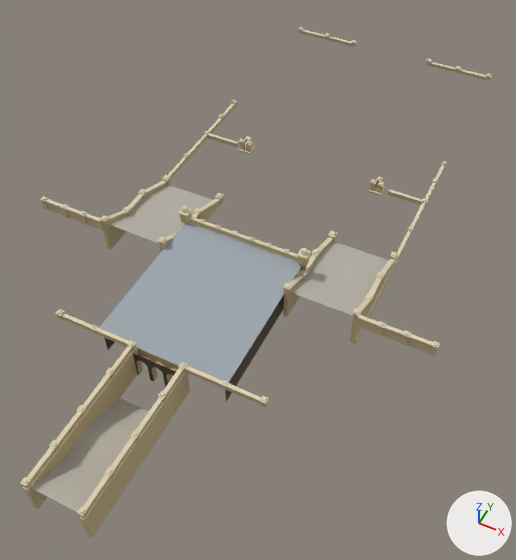
Two versions of the glTF model models/nyc-bethesda-terrace.glb, one commit apart.
Camera for both pictures: a 50 mm camera at (40.9, -76.1, 92.4) aimed at (2.0, 1.7, -4.9). Arrows for +X, +Y and +Z are at lower right; the lights stay in place. The picture after the commit comes second. Vertices at exactly the same position are counted once.

Names of what the first picture shows: 'Bethesda Terrace'.
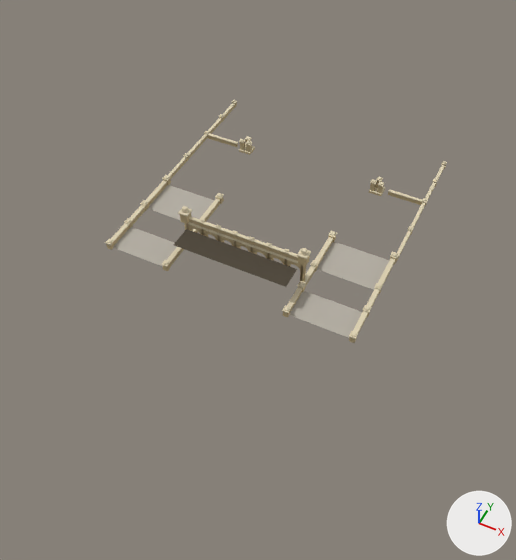
The edits, one by one:
me_bethesda_terrace is used by ob_bethesda_terrace; location (0.0, 0.0, 0.0).
me_bethesda_terrace had 4432 vertices, 6058 faces and spanned x -36.5..36.5, y -52.5..77.3, z 0.0..8.9.
me_bethesda_terrace now has 2780 vertices, 3782 faces and spans x -24.1..24.1, y -7.6..42.0, z 0.0..8.9.
me_bethesda_terrace part 1: the loose piece of 8 vertices spanning x -12.2..-11.0, y -7.6..-6.4, z 7.1..7.2 is moved by (0.0, 0.0, -5.8).
me_bethesda_terrace part 2: the loose piece of 8 vertices spanning x 11.0..12.2, y -7.6..-6.4, z 7.1..7.2 is moved by (0.0, 0.0, -5.8).
me_bethesda_terrace part 3: the loose piece of 24 vertices spanning x 11.2..12.0, y -7.4..-6.6, z 7.2..7.4 is moved by (0.0, 0.0, -5.7).
me_bethesda_terrace part 4: the loose piece of 8 vertices spanning x 11.0..12.2, y 3.9..5.1, z 4.1..4.2 is moved by (0.0, 0.0, -2.8).
me_bethesda_terrace part 5: the loose piece of 8 vertices spanning x 22.8..23.9, y -7.6..-6.4, z 7.1..7.2 is moved by (0.0, 0.0, -5.8).
me_bethesda_terrace part 6: the loose piece of 24 vertices spanning x 23.0..23.7, y -7.4..-6.6, z 7.2..7.4 is moved by (0.0, 0.0, -5.7).
me_bethesda_terrace part 7: 119 loose pieces with 1684 vertices, spanning x -36.5..36.5, y -52.5..77.3, z 0.0..7.2, are deleted.
me_bethesda_terrace part 8: 86 vertices moved from x -23.8..23.8, y -7.5..12.7, z 0.3..6.9 to x -23.8..23.8, y -7.5..12.7, z 0.0..4.9; 420 vertices removed from x -24.1..24.1, y -26.4..13.0, z 0.0..6.9; 404 vertices added at x -23.8..23.9, y -7.5..12.7, z 0.0..4.9.
Other edits to the shape of me_bethesda_terrace do not show in these pictures.
me_bethesda_terrace no longer uses material mat_roof (grey #9ea8af).

Pixel boxes [x1, y1, x2, y2] of what changed, in the pictures (516 x 560 px; the box of a moved part takes in the faces that stretch with it):
'Bethesda Terrace', reshaped (27% narrower, 52% shorter): before [20, 27, 492, 538]; after [105, 100, 447, 343]
part 1 of me_bethesda_terrace, moved or reshaped: before [158, 236, 167, 243]; after [161, 260, 170, 267]
part 2 of me_bethesda_terrace, moved or reshaped: before [283, 282, 292, 290]; after [282, 306, 291, 313]
part 3 of me_bethesda_terrace, moved or reshaped: before [285, 283, 291, 288]; after [284, 306, 290, 311]
part 4 of me_bethesda_terrace, moved or reshaped: before [311, 249, 320, 256]; after [310, 260, 319, 267]
part 5 of me_bethesda_terrace, moved or reshaped: before [352, 308, 362, 316]; after [349, 331, 358, 339]
part 6 of me_bethesda_terrace, moved or reshaped: before [354, 309, 361, 314]; after [351, 332, 357, 337]
part 7 of me_bethesda_terrace, deleted: before [20, 27, 492, 538]
part 8 of me_bethesda_terrace, moved or reshaped: before [101, 180, 399, 401]; after [106, 180, 395, 343]
